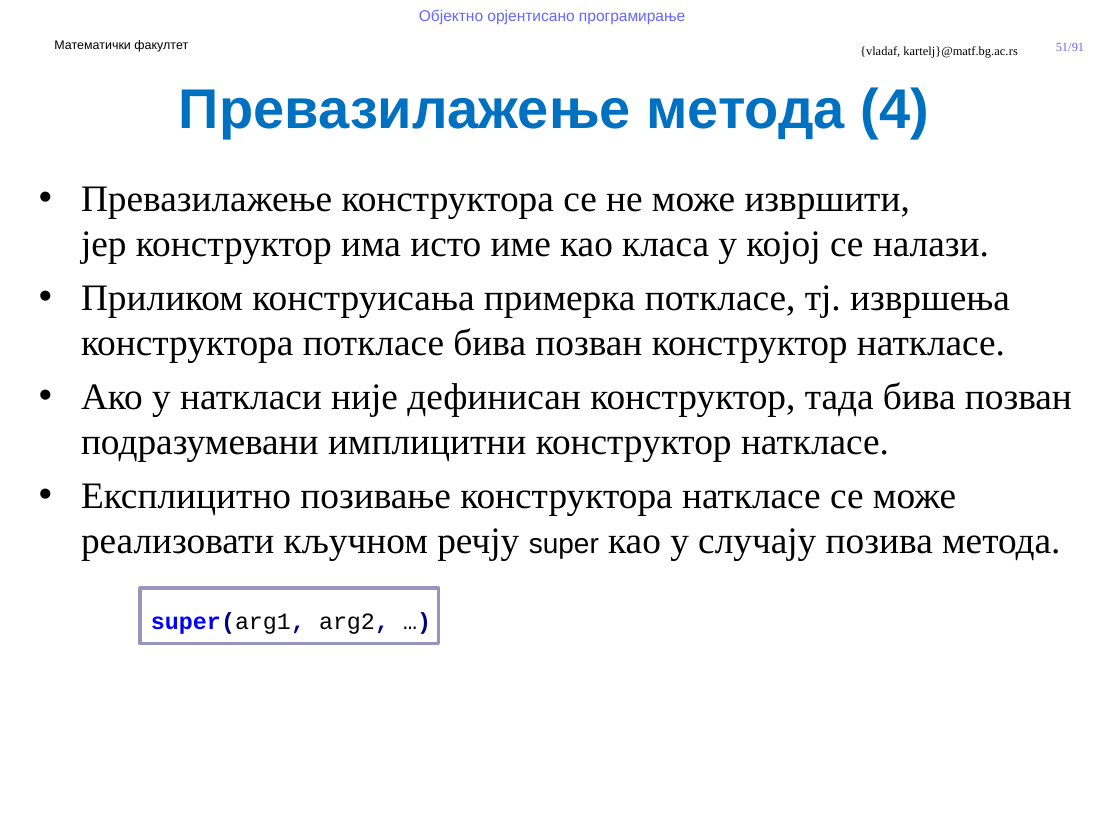
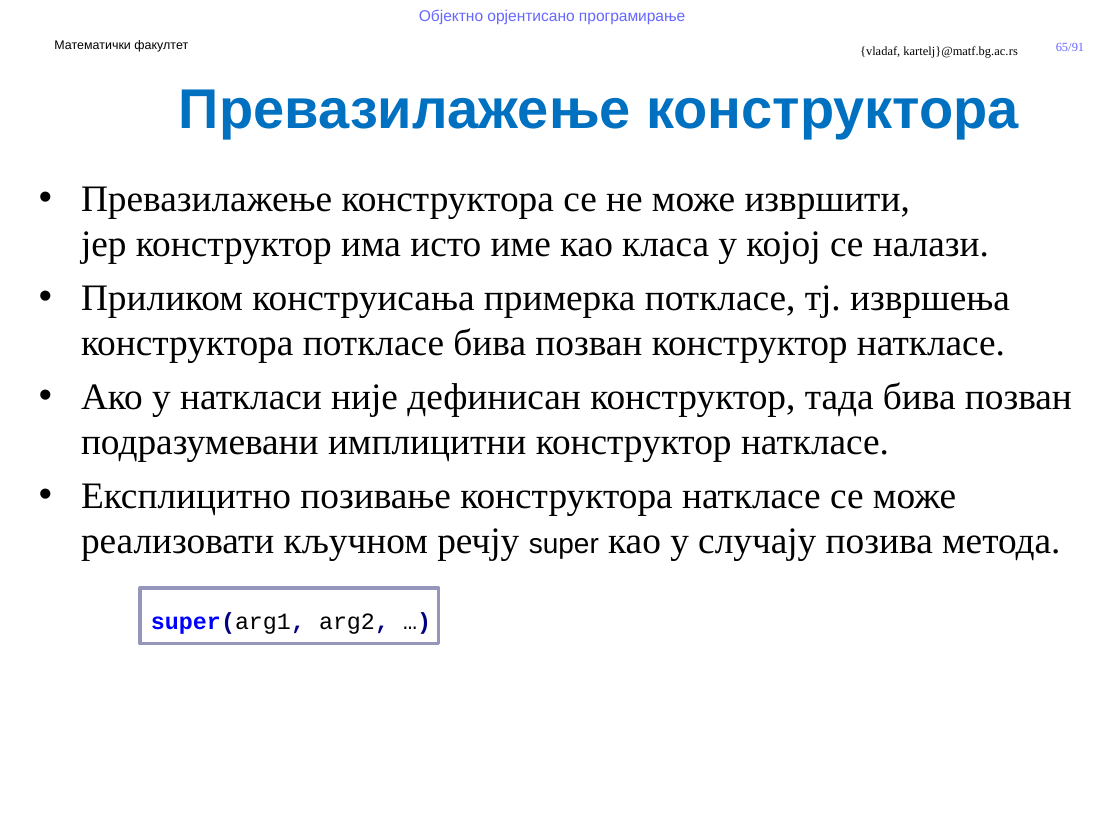
Before and after one commit to MatfOOP-I/info, a slide deck: slide 65 of predavanja/prezentacije/OOP09-Klase u Javi.pptx (slide 51 before the commit). Drawn at 1120x840 pixels with LibreOffice and Linux fonts; fonts in the diff are those of the drawing; background and template pictures are left out. Boxes give left, top, right and bottom in pixels: in the first picture for what was removed or moved away, otherwise in the second. Text is boxed around its words. In the diff, an @@ line names an element or a change of style, - is before the commit and + after.

```diff
--- a/predavanja/prezentacije/OOP09-Klase u Javi.pptx
+++ b/predavanja/prezentacije/OOP09-Klase u Javi.pptx
@@ page number at (1056,43,1084,51): text changed @@
-51/91
+65/91
@@ text at (179,89,1019,138): text changed @@
-Превазилажење метода (4)
+Превазилажење конструктора
```
Also in this commit, not shown: 3 other slides changed.
